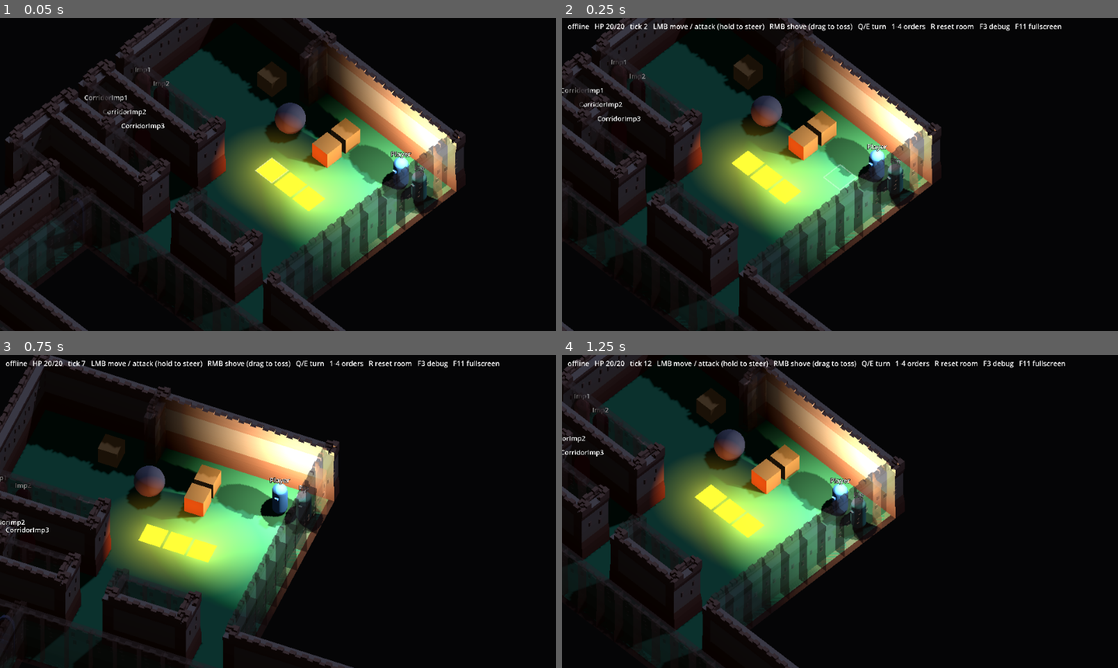
Above: before the commit, frames 1-4 (two rows, left to right).
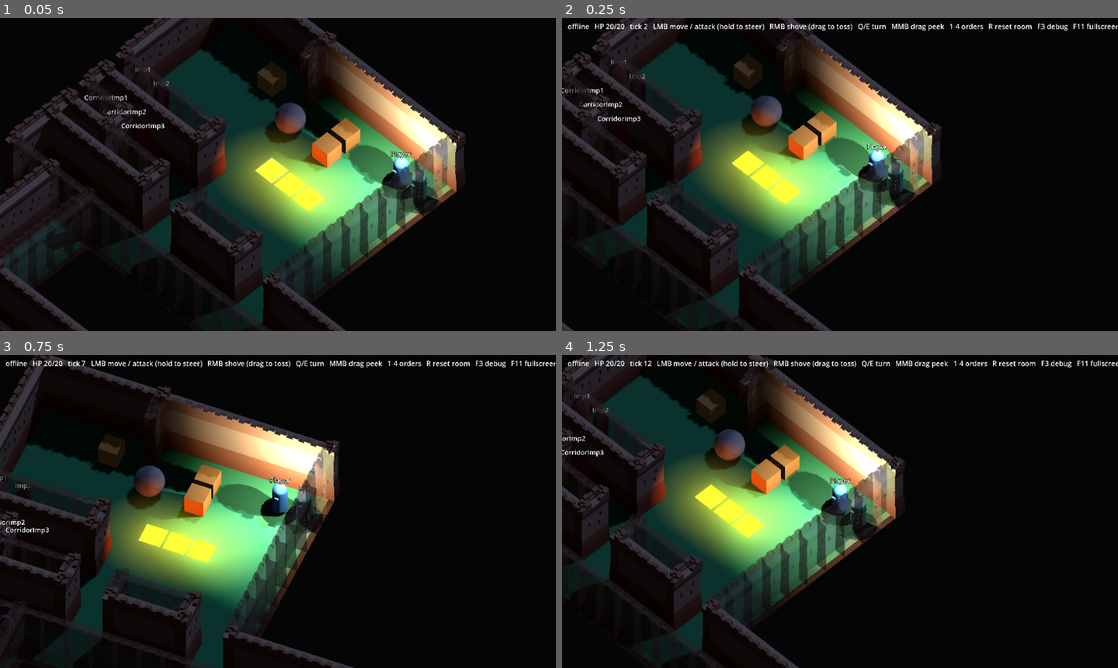
Above: after the commit, the same moments.

Repository: jeff-thinklightn-ing/psykinetic
Game: Godot game, scene res://main.tscn
Same seed, same stepped clock (60 frames per second), same inputs: the game is played once before the commit and once after it.
Inputs (mouse positions are in pixels of both pictures, inside the frame that each line leads up to):
- Up to frame 1 (0.05 s): no input
- Up to frame 2 (0.25 s): no input
- Up to frame 3 (0.75 s): move the mouse to (400, 495) at 0.52 s; hold D from 0.53 s (still down); tap Q at 0.6 s; click (400, 495) at 0.67 s
- Up to frame 4 (1.25 s): keep holding D; tap E at 0.8 s

Frame 1 is identical in both runs. In frame 2, 0.4% of the frame differs, in the area x 59-100%, y 1-5%; in frame 3, 0.4%; in frame 4, 0.4%.

Commit message:
click scheme: middle drag peeks up to 45 degrees off the resting diamond and springs back over 200 ms, saved yaw untouched; Q/E still step, a held peek rides on the new diamond

Diff:
--- a/client3d/client3d.gd
+++ b/client3d/client3d.gd
@@ -40,6 +40,9 @@
 ## between without stopping; in the WASD scheme a middle drag turns it
 ## freely and, let go, it settles on the nearest diamond over
 ## SETTLE_SECONDS. The diamond persists in settings.cfg (Net.camera_yaw).
+## In the click scheme a middle drag peeks: up to PEEK_LIMIT either side of
+## the diamond, and let go it springs back to that same diamond over
+## PEEK_RETURN_SECONDS, nothing saved.
 ## While a movement key is held (frozen, set by Main) the yaw does not
 ## move at all; a drag meanwhile applies when the keys are let go. It
 ## follows the player; in WASD it leans toward the cursor as the 2D camera
@@ -80,6 +83,10 @@
 const ORBIT_SECONDS := 0.4
 ## A middle drag let go: on to the nearest diamond, eased out.
 const SETTLE_SECONDS := 0.25
+## Click scheme, a peek: how far either side of the diamond, and the spring
+## back when let go.
+const PEEK_LIMIT := 45.0
+const PEEK_RETURN_SECONDS := 0.2
 const PLAYER_LIGHT_RANGE := 6.0
 ## Warm white, whatever the body's colour.
 const PLAYER_LIGHT := Color(1.0, 0.93, 0.82)
@@ -163,6 +170,10 @@
 var _settle_pending := false
 ## Held still by Main while a movement key is down.
 var frozen := false
+## Click scheme: a peek is held (a middle drag off the resting diamond),
+## this far off it.
+var _peeking := false
+var _peek_offset := 0.0
 ## WASD: the camera's lean toward the cursor, in grid units (Main.camera_lean).
 var _lead := Vector2.ZERO
 var _room: Node3D
@@ -293,6 +304,37 @@
 ## kept in the settings file.
 func orbit(direction: int) -> void:
 	_settle_on(_yaw_step + ORBIT_STEP * signf(direction), ORBIT_SECONDS, true)
+	if _peeking:
+		_ease_to += _peek_offset  # The peek held on rides on the new diamond.
+
+
+## Click: the middle button went down; the drag peeks off the diamond the
+## camera rests on (or is easing to).
+func begin_peek() -> void:
+	_peeking = true
+	_peek_offset = 0.0
+
+
+## Click: the peek is [param degrees] of drag, held to PEEK_LIMIT either
+## side of the diamond. During a Q/E ease, it is where that ease is going.
+func peek(degrees: float) -> void:
+	if not _peeking:
+		return
+	_peek_offset = clampf(degrees, -PEEK_LIMIT, PEEK_LIMIT)
+	var target := _yaw_step + _peek_offset
+	if _ease_t < 1.0:
+		_ease_to = target
+	else:
+		_set_yaw(target)
+
+
+## Click: the middle button came up: back to the same diamond. The saved
+## yaw never moved.
+func end_peek() -> void:
+	if not _peeking:
+		return
+	_peeking = false
+	_ease_toward(_yaw_step, PEEK_RETURN_SECONDS, false)
 
 
 ## WASD: the middle button went down; the drag turns from the yaw now.
--- a/main.gd
+++ b/main.gd
@@ -222,8 +222,10 @@
 ## camera has moved (see _update_pick): the hover shows it and every
 ## click this frame uses it, so the two always agree.
 var _pick_grid := Vector2(NAN, NAN)
-## WASD, 3D: the screen x a middle drag went down at, or NAN.
+## 3D: the screen x a middle drag went down at, or NAN, and whether it is
+## the click scheme's peek or the WASD scheme's turn.
 var _drag_from := NAN
+var _drag_peeks := false
 ## WASD: when the facing and the last bump were sent, in msec.
 var _face_sent_at := 0
 var _bump_sent_at := 0
@@ -388,14 +390,18 @@
 	if click == null:
 		return
 	if click.button_index == MOUSE_BUTTON_MIDDLE:
-		# WASD scheme, 3D only: drag to turn, released to the nearest step.
-		if _client3d != null and Net.controls == "wasd":
+		# 3D only. Click scheme: drag to peek, released back to the diamond.
+		# WASD: drag to turn, released to the nearest diamond.
+		if _client3d != null:
 			if click.pressed:
 				_drag_from = DisplayServer.mouse_get_position().x
-				_client3d.begin_drag()
+				_drag_peeks = Net.controls == "click"
+				if _drag_peeks:
+					_client3d.begin_peek()
+				else:
+					_client3d.begin_drag()
 			elif not is_nan(_drag_from):
-				_drag_from = NAN
-				_client3d.end_drag()
+				_end_middle_drag()
 		return
 	var player := _local_player()
 	if player == null:
@@ -501,16 +507,28 @@
 	return Vector2(float("d" in keys) - float("a" in keys), float("w" in keys) - float("s" in keys))
 
 
-## WASD, 3D: while the middle button is held the drag turns the camera,
-## and a missed release (the button let go outside the window) ends it.
+## 3D: while the middle button is held the drag peeks (click) or turns
+## (WASD) the camera, and a missed release (the button let go outside the
+## window) ends it.
 func _drag_yaw() -> void:
 	if _client3d == null or is_nan(_drag_from):
 		return
 	if not Input.is_mouse_button_pressed(MOUSE_BUTTON_MIDDLE):
-		_drag_from = NAN
+		_end_middle_drag()
+		return
+	var degrees := (DisplayServer.mouse_get_position().x - _drag_from) * DRAG_DEGREES_PER_PX
+	if _drag_peeks:
+		_client3d.peek(degrees)
+	else:
+		_client3d.drag(degrees)
+
+
+func _end_middle_drag() -> void:
+	_drag_from = NAN
+	if _drag_peeks:
+		_client3d.end_peek()
+	else:
 		_client3d.end_drag()
-		return
-	_client3d.drag((DisplayServer.mouse_get_position().x - _drag_from) * DRAG_DEGREES_PER_PX)
 
 
 func _view_yaw() -> float:
@@ -1519,7 +1537,7 @@
 	else:
 		hints = "LMB move / attack (hold to steer)   RMB shove (drag to toss)"
 		if _client3d != null:
-			hints += "   Q/E turn"
+			hints += "   Q/E turn   MMB drag peek"
 	hints += "   1-4 orders"
 	hud.text = "%s   %s   tick %d   %s   R reset room   F3 debug   F11 fullscreen" % [
 		mode_text, hp_text, tick, hints]
--- a/tests/controls_test.gd
+++ b/tests/controls_test.gd
@@ -33,6 +33,7 @@
 	_test_screen_lean()
 	_test_drag_and_freeze()
 	_test_diamonds()
+	_test_peek()
 	_test_schemes_are_inert_outside()
 	_test_click_uses_the_frame_pick()
 
@@ -290,6 +291,35 @@
 	_free_rig(rig)
 
 
+func _test_peek() -> void:
+	print("\n== click: a middle drag peeks off the diamond and springs back ==")
+	var rig := _rig()
+	_ease(rig)
+	var diamond := rig._yaw_step
+	var saved := Net.camera_yaw
+	rig.begin_peek()
+	rig.peek(30.0)
+	_check(is_equal_approx(rig.yaw, diamond + 30.0), "it follows the drag (%s)" % rig.yaw)
+	rig.peek(-120.0)
+	_check(is_equal_approx(rig.yaw, diamond - 45.0), "no further than 45 either side (%s)" % rig.yaw)
+	rig.end_peek()
+	rig._ease_yaw(0.1)
+	_check(rig.yaw > diamond - 45.0 and rig.yaw < diamond, "let go: on its way back (%s at 100 ms)" % rig.yaw)
+	rig._ease_yaw(0.1)
+	_check(is_equal_approx(rig.yaw, diamond), "back on the same diamond at 200 ms (%s)" % rig.yaw)
+	_check(is_equal_approx(rig._yaw_step, diamond) and is_equal_approx(Net.camera_yaw, saved),
+			"the resting and saved yaw never moved (%s, %s)" % [rig._yaw_step, Net.camera_yaw])
+	rig.begin_peek()
+	rig.peek(40.0)
+	rig.orbit(1)
+	_ease(rig)
+	_check(is_equal_approx(rig.yaw, diamond + 90.0 + 40.0), "Q/E still step while peeking; the peek rides on the new diamond (%s)" % rig.yaw)
+	rig.end_peek()
+	_ease(rig)
+	_check(is_equal_approx(rig.yaw, diamond + 90.0), "and let go, back to that diamond (%s)" % rig.yaw)
+	_free_rig(rig)
+
+
 func _test_schemes_are_inert_outside() -> void:
 	print("
 == keys and buttons outside the active scheme do nothing ==")
@@ -303,7 +333,9 @@
 	_main._unhandled_input(_key(KEY_Q))
 	_check(is_equal_approx(rig._yaw_step, step - 90.0), "click: Q turns to the next diamond, 90 degrees round")
 	_main._unhandled_input(_middle(true))
-	_check(not rig._dragging, "click: the middle button does nothing")
+	_check(rig._peeking and not rig._dragging, "click: the middle button peeks, it does not turn")
+	_main._unhandled_input(_middle(false))
+	_check(not rig._peeking, "and let go, the peek ends")
 	Net.controls = "wasd"
 	_main._unhandled_input(_middle(true))
 	_check(rig._dragging, "wasd: the middle button starts a drag")
Not shown, changed: CHANGELOG.md
Not shown, changed: docs/decisions.md
Not shown, changed: docs/design.md
